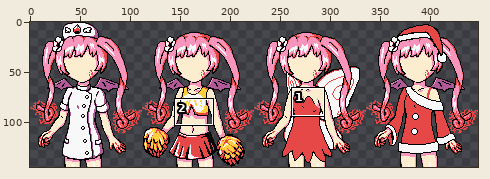
Sprite sheet -- play/img/port/ebby_base.png. The picture above shows the old version from afar; the outline marks the close-up.
Close-up. Old version:
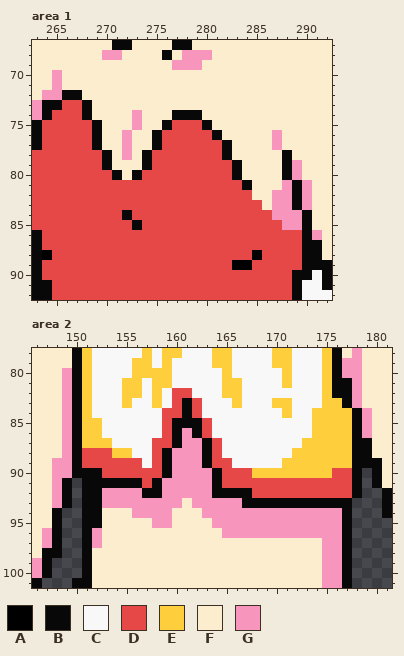
The file is 448x145 pixels. Shown: area 1: x 263..292, y 67..92; area 2: x 146..181, y 78..101.
Palette (. is transparent): A #000000  B #080808  C #f8f8f8  D #e64747  E #ffce3c  F #fcedcf  G #f895bc
Pixels before, area 1, first column x 263:
67 FFFFFFFFBBFFFFBBFFFFFFFFFFFFFF
68 FFFFFFFGGFFFFBFGGGFFFFFFFFFFFF
69 FFFFFFFFFFFFFFGGGFFFFFFFFFFFFF
70 FFGFFFFFFFFFFFFFFFFFFFFFFFFFFF
71 FFGFFFFFFFFFFFFFFFFFFFFFFFFFFF
72 FGGBBFFFFFFFFFFFFFFFFFFFFFFFFF
73 GBBDDBFFFFFFFFFFFFFFFFFFFFFFFF
74 GBDDDBFFFFGFFFBBBFFFFFFFFFFFFF
75 BDDDDDBFFFGFFBDDDBFFFFFFFFFFFF
76 BDDDDDBFFGFFBDDDDDBFFFFFGFFFFF
77 BDDDDDBFFGFFBDDDDDDBFFFFGFFFFF
78 DDDDDDDBFGFBDDDDDDDBFFFFFBFFFF
79 DDDDDDDBFFFBDDDDDDDDBFFFFBGFFF
80 DDDDDDDDBFBDDDDDDDDDBFFFFBGFFF
81 DDDDDDDDDDDDDDDDDDDDDBFFFGBGFF
82 DDDDDDDDDDDDDDDDDDDDDDFFGGBGFF
83 DDDDDDDDDDDDDDDDDDDDDDDFGGBGFF
84 DDDDDDDDDBDDDDDDDDDDDDDDGGGBFF
85 DDDDDDDDDDBDDDDDDDDDDDDDDGGBFF
86 BDDDDDDDDDDDDDDDDDDDDDDDDDDBGF
87 BDDDDDDDDDDDDDDDDDDDDDDDDDDBBF
88 BADDDDDDDDDDDDDDDDDDDDADDDDBBF
89 BDDDDDDDDDDDDDDDDDDDAADDDDDBBB
90 BDDDDDDDDDDDDDDDDDDDDDDDDDBBCB
91 BBDDDDDDDDDDDDDDDDDDDDDDDDBCCB
92 BBDDDDDDDDDDDDDDDDDDDDDDDDBCCC
Pixels before, area 2, first column x 146:
 78 FFFFBECCCCCECEECCCEECCCCEECCCEBFGFFF
 79 FFFFBECCCCEECECCCCEECCCCEECCCEBGGFFF
 80 FFFGBECCCCEEEECCCCCECCCCCECCCEBGGFFF
 81 FFFGBECCCEECEECCCCCEECCCCECCCEBBGFFF
 82 FFFGBECCCEECECDDCCCEECCCCCCCCEBBGFFF
 83 FFFGBECCCECCECDBDCCCECCCEECCCEEBGFFF
 84 FFFGBECCCCCCCDDBDCCCCCCCCECCEEEEBGFF
 85 FFFGBEECCCCCCDBBBDCCCCCCCCCCEEEEBGFF
 86 FFFGBEECCCCCCDBGBDCCCCCCCCCCEEEEBGFF
 87 FFFGBEEECCCCDDBGGBDCCCCCCCCEEEEEBBFF
 88 FFFGBDDDEECCDBGGGBDCCCCCCCEEEEEEBBFF
 89 FFGGBDDDDDDCDBGGGBDDCCCCCEEEEEEEBBBF
 90 FFGGBBBDDDDDDBGGGGBDDDEEEEEEEEDDB.BF
 91 FFGB.BBBBBBDBGGGGGBDDDDDDDDDDDDDB.BF
 92 FFGB.BBGGGGBBGGGGGBBBBDDDDDDDDDDB..B
 93 FFGB.BBGGGGGGGGFGGGGGBBBBBBBBBBB...B
 94 FFB..BBFFFGGGGFFFGGGGGGGGGGGGGGB...B
 95 FFB..BBFFFFFGGFFFFGGGGGGGGGGGGGB....
 96 FGB..BGFFFFFFFFFFFFGGGGGGGGGGGGB....
 97 FGB..BGFFFFFFFFFFFFFFFFFFFFFFGGB....
 98 FBB..BFFFFFFFFFFFFFFFFFFFFFFFGGB....
 99 GB...BFFFFFFFFFFFFFFFFFFFFFFFGGB....
100 GB...BFFFFFFFFFFFFFFFFFFFFFFFGGB....
101 B...BBFFFFFFFFFFFFFFFFFFFFFFFGGB....
Once edited:
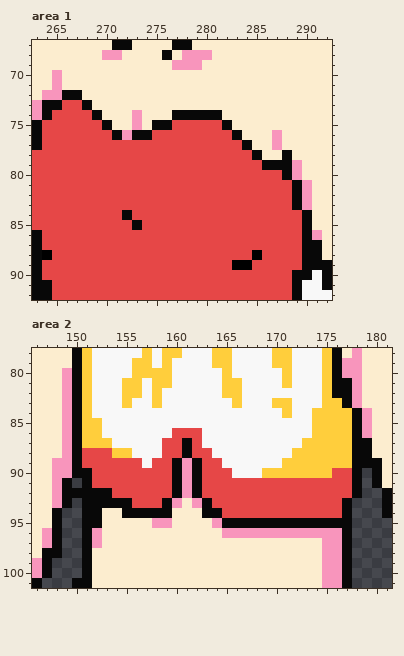
Changes in this commit:
{"where": "area 1"}
{"y":74,"x":268,"old":"BF","new":"DB"}
{"y":74,"x":280,"old":"FF","new":"BB"}
{"y":75,"x":269,"old":"BF","new":"DB"}
{"y":75,"x":275,"old":"F","new":"B"}
{"y":75,"x":280,"old":"BFF","new":"DDB"}
{"y":76,"x":269,"old":"BFF","new":"DDB"}
{"y":76,"x":273,"old":"FFB","new":"BBD"}
{"y":76,"x":281,"old":"BFF","new":"DDB"}
{"y":77,"x":269,"old":"BFFGFFB","new":"DDDDDDD"}
{"y":77,"x":282,"old":"BFF","new":"DDB"}
{"y":78,"x":270,"old":"BFGFB","new":"DDDDD"}
{"y":78,"x":282,"old":"BFFF","new":"DDDB"}
{"y":79,"x":270,"old":"BFFFB","new":"DDDDD"}
{"y":79,"x":283,"old":"BFFFF","new":"DDDBB"}
{"y":80,"x":271,"old":"BFB","new":"DDD"}
{"y":80,"x":283,"old":"BFFFF","new":"DDDDD"}
{"y":81,"x":284,"old":"BFFFG","new":"DDDDD"}
{"y":82,"x":285,"old":"FFGG","new":"DDDD"}
{"y":83,"x":286,"old":"FGG","new":"DDD"}
{"y":84,"x":287,"old":"GGG","new":"DDD"}
{"y":85,"x":288,"old":"GG","new":"DD"}
{"where": "area 2"}
{"y":82,"x":160,"old":"DD","new":"CC"}
{"y":83,"x":160,"old":"DBD","new":"CCC"}
{"y":84,"x":159,"old":"DDBD","new":"CCCC"}
{"y":85,"x":159,"old":"DBBBD","new":"CCCCC"}
{"y":86,"x":159,"old":"DBGBD","new":"CDDDC"}
{"y":87,"x":158,"old":"D","new":"C"}
{"y":87,"x":160,"old":"BGGBD","new":"DBDCC"}
{"y":88,"x":158,"old":"DBGGGBD","new":"CDDBDDC"}
{"y":89,"x":159,"old":"BG","new":"DB"}
{"y":89,"x":162,"old":"GB","new":"BD"}
{"y":89,"x":165,"old":"D","new":"C"}
{"y":90,"x":152,"old":"B","new":"D"}
{"y":90,"x":159,"old":"BG","new":"DB"}
{"y":90,"x":162,"old":"GGB","new":"BDD"}
{"y":90,"x":166,"old":"DDE","new":"CCC"}
{"y":91,"x":152,"old":"BBBBB","new":"DDDDD"}
{"y":91,"x":158,"old":"BGG","new":"DDB"}
{"y":91,"x":162,"old":"GGB","new":"BDD"}
{"y":92,"x":150,"old":".","new":"B"}
{"y":92,"x":153,"old":"GGGGBBGG","new":"BDDDDDDB"}
{"y":92,"x":162,"old":"GGBBBB","new":"BDDDDD"}
{"y":93,"x":153,"old":"GGGGGGG","new":"BBBDDDB"}
{"y":93,"x":163,"old":"GGGGBBBBBBBBBB","new":"BDDDDDDDDDDDDD"}
{"y":94,"x":155,"old":"FGGGG","new":"BBBBB"}
{"y":94,"x":163,"old":"GGGGGGGGGGGGGG","new":"BBDDDDDDDDDDDD"}
{"y":95,"x":165,"old":"GGGGGGGGGGGG","new":"BBBBBBBBBBBB"}
{"label":"changed","picture_box":[82,110,302,230]}
{"label":"changed","picture_box":[72,388,342,528]}
